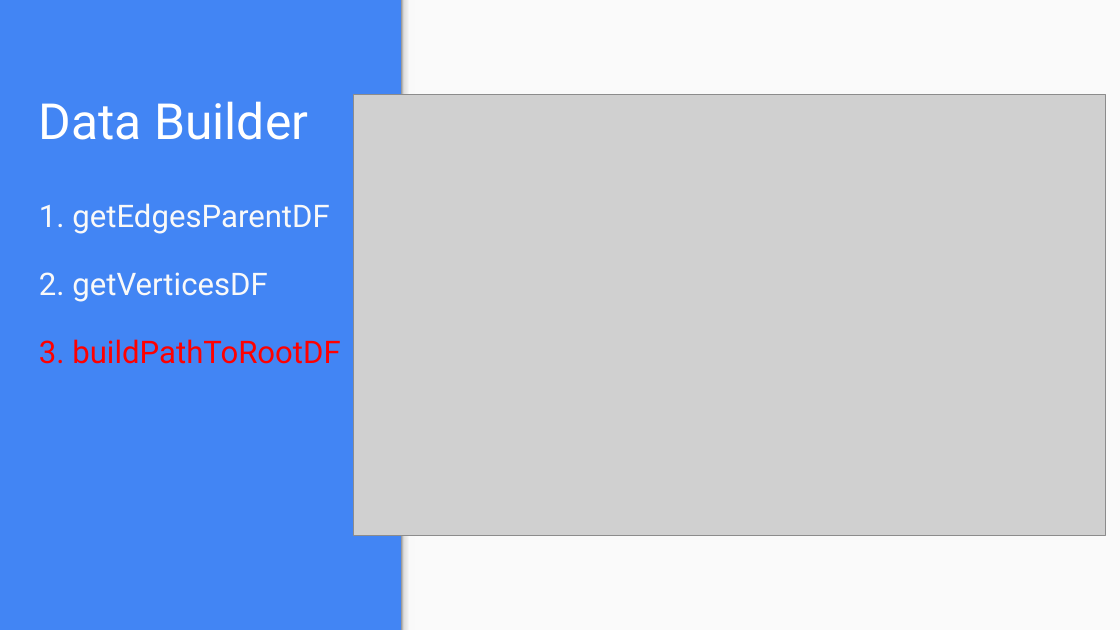
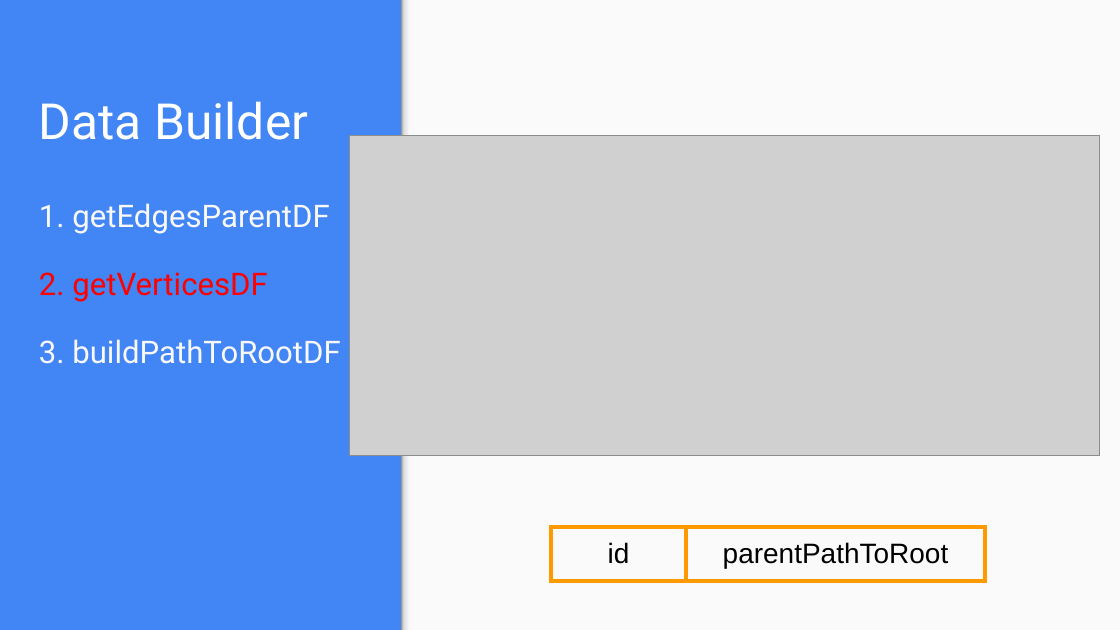
Before and after one commit to Houzl/CSYE7200FinalProject, a slide deck: slide 10 of CSYE7200 Scala Final Presentation Slides.pptx (slide 11 before the commit). Drawn at 1120x630 pixels with LibreOffice and Linux fonts; fonts in the diff are those of the drawing; grey boxes stand for pictures. Boxes give left, top, right and bottom in pixels: in the first picture for what was removed or moved away, otherwise in the second. Text is boxed around its words. In the diff, an @@ line names an element or a change of style, - is before the commit and + after.

```diff
--- a/CSYE7200 Scala Final Presentation Slides.pptx
+++ b/CSYE7200 Scala Final Presentation Slides.pptx
@@ picture: place and size @@
-picture at (354,94,1107,535)
+picture at (349,136,1100,456)
@@ text at (39,272,341,364): text colour #F9F9F9 to #FF0000 in "2. getVerticesDF"; text colour #FF0000 to #F9F9F9 in "3. buildPathToRootDF" @@
@@ table added at (551,528,986,584), 1 rows, 2 columns @@
+id | parentPathToRoot
```
Also in this commit, not shown: 17 other slides changed, 1 slide added.
